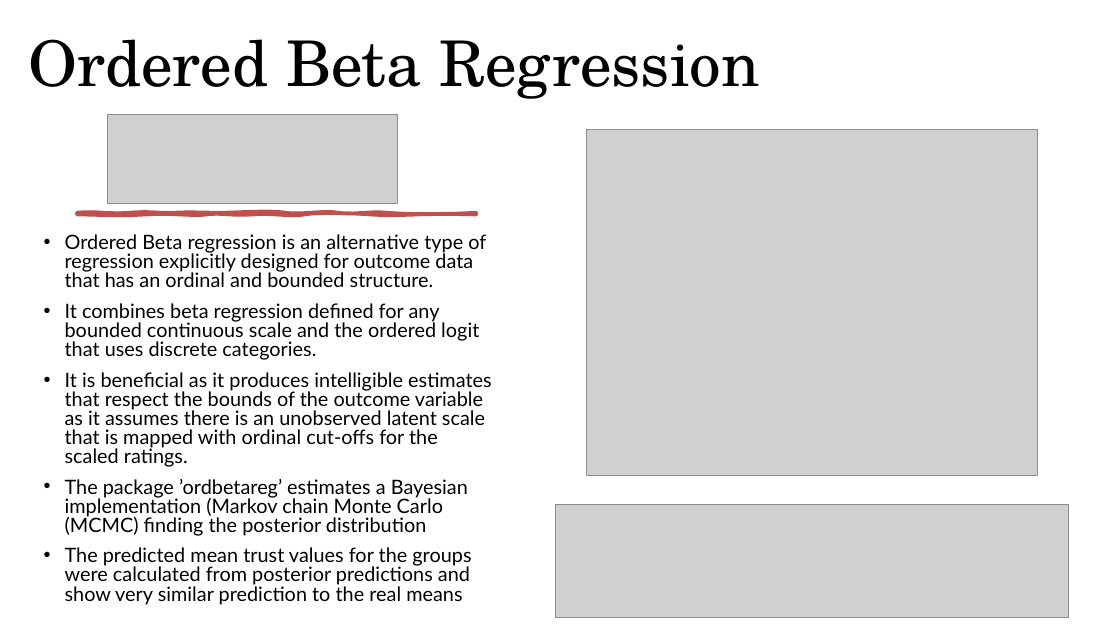
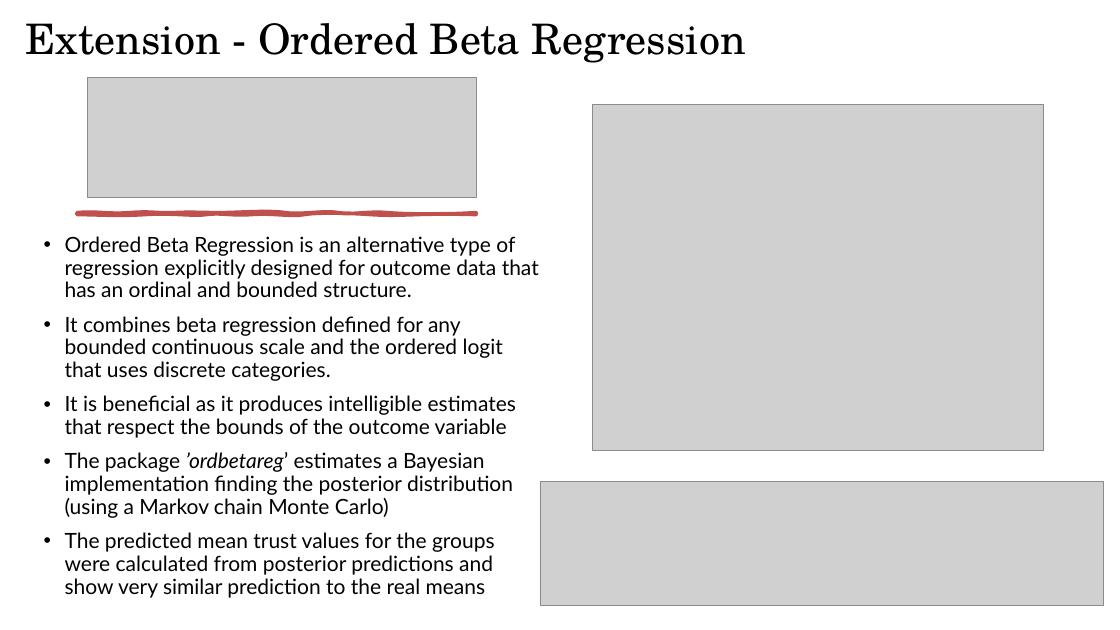
Before and after one commit to beattie1-oss/StatsII_2026, a slide deck: slide 10 of replication/my_answers/Can Warm Behavior Mitigate the Negative Effect.pptx (slide 9 before the commit). Drawn at 1120x630 pixels with LibreOffice and Linux fonts; fonts in the diff are those of the drawing; grey boxes stand for pictures. Boxes give left, top, right and bottom in pixels: in the first picture for what was removed or moved away, otherwise in the second. Text is boxed around its words. In the diff, an @@ line names an element or a change of style, - is before the commit and + after.

```diff
--- a/replication/my_answers/Can Warm Behavior Mitigate the Negative Effect.pptx
+++ b/replication/my_answers/Can Warm Behavior Mitigate the Negative Effect.pptx
@@ title at (x1=26, y1=23, x2=746, y2=63): text changed; size 54 to 36 pt @@
-Ordered Beta Regression
+Extension - Ordered Beta Regression
@@ picture resized from (x1=108, y1=114, x2=397, y2=203) to (x1=88, y1=77, x2=476, y2=197) @@
@@ picture moved from (x1=586, y1=129, x2=1038, y2=476) to (x1=592, y1=105, x2=1044, y2=451) @@
@@ text at (x1=65, y1=236, x2=539, y2=297): text changed; size 17 to 18 pt @@
-• Ordered Beta regression is an alternative type of regression explicitly designed for outcome data that has an ordinal and bounded structure.
+• Ordered Beta Regression is an alternative type of regression explicitly designed for outcome data that has an ordinal and bounded structure.
@@ text at (x1=65, y1=316, x2=503, y2=598): size 17 to 18 pt in "It combines beta regression defined for any ...", "The predicted mean trust values for the ..."; line spacing 0.8 to 0.9 @@
@@ text at (x1=65, y1=395, x2=516, y2=518): text changed; size 17 to 18 pt @@
-• It is beneficial as it produces intelligible estimates that respect the bounds of the outcome variable as it assumes there is an unobserved latent scale that is mapped with ordinal cut-offs for the scaled ratings.
-• The package ’ordbetareg’ estimates a Bayesian implementation (Markov chain Monte Carlo (MCMC) finding the posterior distribution
+• It is beneficial as it produces intelligible estimates that respect the bounds of the outcome variable
+• The package ’ordbetareg’ estimates a Bayesian implementation finding the posterior distribution (using a Markov chain Monte Carlo)
@@ picture resized from (x1=555, y1=504, x2=1069, y2=617) to (x1=540, y1=481, x2=1104, y2=606) @@
```
Also in this commit, not shown: 11 other slides changed, 1 slide added, 10 other files.
